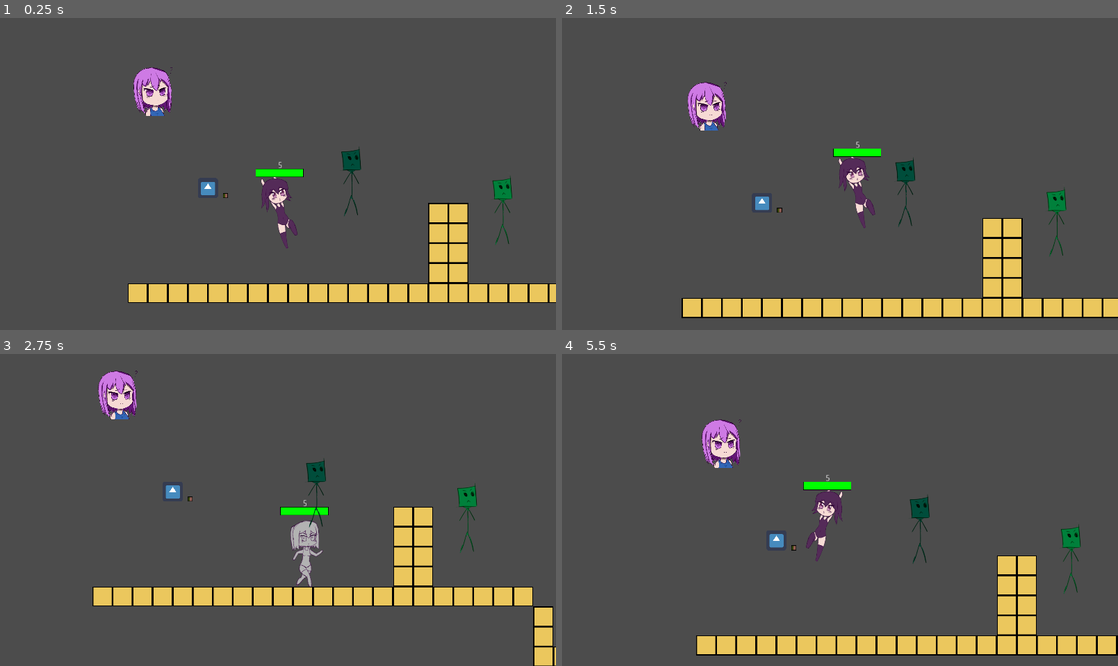
Above: before the commit, frames 1-4 (two rows, left to right).
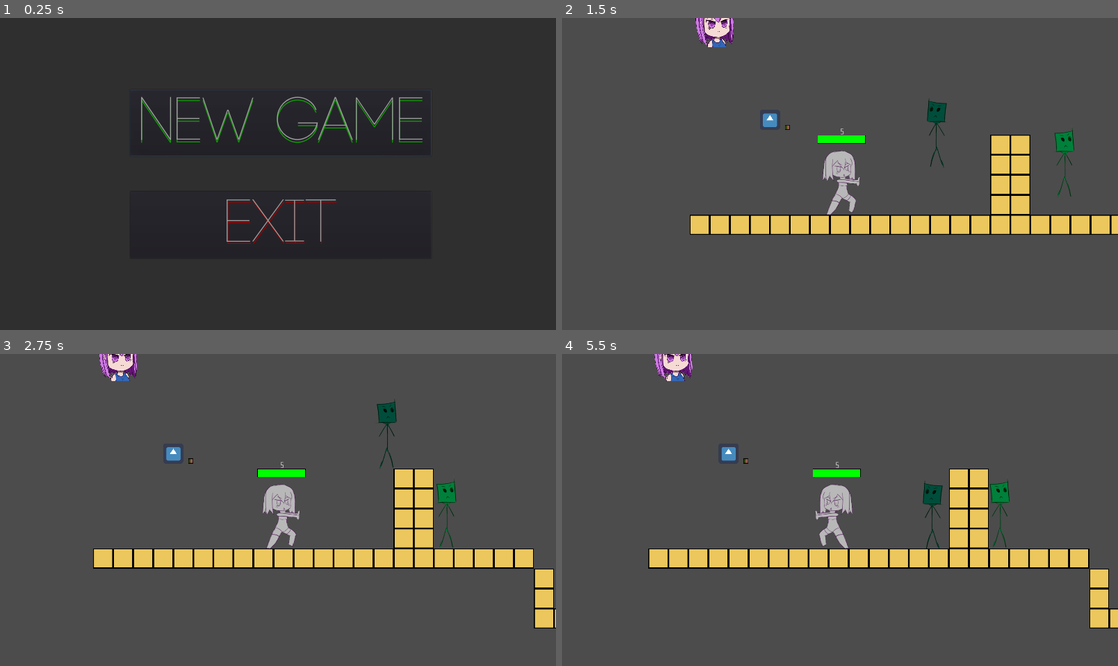
Above: after the commit, the same moments.

Repository: BeatMil/Mugi-again
Game: Godot game, scene res://scene/Menu.tscn
Two runs of this game, one before a commit and one after it. Both use one fixed random seed, a clock stepped at 60 frames per second and the inputs below. Before the commit the project starts from res://scene/stage01.tscn. The engine's default icon, where the game draws it, is replaced by a stand-in: a white triangle on a blue panel in a dark square.
Inputs (mouse positions are in pixels of both pictures, inside the frame that each line leads up to):
- Up to frame 1 (0.25 s): no input
- Up to frame 2 (1.5 s): click (845, 124) at 0.5 s, where only the run after the commit has a clickable "NEW GAME"; tap Enter (ui_accept) at 1.25 s; hold Right (ui_right) from 1.28 s (still down); hold R from 1.28 s (still down)
- Up to frame 3 (2.75 s): keep holding Right (ui_right); tap Enter (ui_accept) at 1.52, 2.27 s; tap Backspace at 1.55, 2.1 s; release R at 2.03 s; tap R at 2.3 s
- Up to frame 4 (5.5 s): release Right (ui_right) at 2.78 s; hold Left (ui_left) 2.78-3.53 s; hold R 2.78-3.53 s; tap Backspace at 3.05, 3.6, 4.55, 5.1 s; hold Right (ui_right) 3.53-5.03 s; tap Enter (ui_accept) at 3.77, 4.52, 5.27 s; tap R at 3.8, 5.3 s; hold R 4.28-5.03 s; hold Left (ui_left) from 5.03 s (still down)

The runs differ from the first frame. In frame 1, 100% of the frame differs, in the area x 0-100%, y 0-100%; in frame 2, 17%; in frame 3, 16%; in frame 4, 18%.
Error after the commit: Parse Error: Mixed tabs and spaces in indentation. (res://script/cheat.gd:10)

Commit message:
added mainmenu and corrected enemy push back

Diff:
--- a/prefab/PaperMask02.tscn
+++ b/prefab/PaperMask02.tscn
@@ -22,10 +22,14 @@
 wait_time = 0.5
 autostart = true
 
+[node name="Recover01" type="Timer" parent="."]
+wait_time = 0.6
+
 [node name="Area2D" type="Area2D" parent="."]
 
 [node name="CollisionShape2D2" type="CollisionShape2D" parent="Area2D"]
 position = Vector2( -16, 16 )
 shape = SubResource( 1 )
 [connection signal="timeout" from="Timer" to="." method="_on_Timer_timeout"]
+[connection signal="timeout" from="Recover01" to="." method="_on_Recover01_timeout"]
 [connection signal="area_entered" from="Area2D" to="." method="_on_Area2D_area_entered"]
--- a/project.godot
+++ b/project.godot
@@ -16,7 +16,7 @@
 [application]
 
 config/name="Mugi-again"
-run/main_scene="res://scene/stage01.tscn"
+run/main_scene="res://scene/Menu.tscn"
 config/icon="res://media/Player/MugiQT.png"
 
 [display]
--- a/scene/Menu.tscn
+++ b/scene/Menu.tscn
@@ -1,51 +1,96 @@
-[gd_scene load_steps=4 format=2]
+[gd_scene load_steps=6 format=2]
 
 [ext_resource path="res://script/Menu.gd" type="Script" id=1]
 [ext_resource path="res://media/Font/CODE Light.otf" type="DynamicFontData" id=2]
+[ext_resource path="res://script/menu/AnimationPlayer.gd" type="Script" id=3]
 
 [sub_resource type="DynamicFont" id=1]
-size = 50
+size = 150
 font_data = ExtResource( 2 )
+
+[sub_resource type="Animation" id=2]
+resource_name = "fade_id"
+length = 0.5
+step = 0.5
+tracks/0/type = "value"
+tracks/0/path = NodePath(".:color")
+tracks/0/interp = 1
+tracks/0/loop_wrap = true
+tracks/0/imported = false
+tracks/0/enabled = true
+tracks/0/keys = {
+"times": PoolRealArray( 0, 0.4 ),
+"transitions": PoolRealArray( 1, 1 ),
+"update": 0,
+"values": [ Color( 0, 0, 0, 1 ), Color( 0, 0, 0, 0 ) ]
+}
 
 [node name="Menu" type="Control"]
 anchor_right = 1.0
 anchor_bottom = 1.0
 script = ExtResource( 1 )
+__meta__ = {
+"_edit_lock_": true
+}
 
-[node name="Button" type="Button" parent="."]
-margin_left = 496.0
+[node name="VBoxContainer" type="VBoxContainer" parent="."]
+margin_left = 320.0
 margin_top = 176.0
-margin_right = 816.0
-margin_bottom = 272.0
-action_mode = 0
+margin_right = 1060.0
+margin_bottom = 592.0
+size_flags_horizontal = 3
+size_flags_vertical = 3
+size_flags_stretch_ratio = 0.0
+custom_constants/separation = 87
+alignment = 1
 __meta__ = {
 "_edit_group_": true
 }
 
-[node name="Label" type="Label" parent="Button"]
-margin_right = 320.0
-margin_bottom = 96.0
+[node name="Button" type="Button" parent="VBoxContainer"]
+margin_right = 740.0
+margin_bottom = 164.0
+size_flags_horizontal = 5
+size_flags_vertical = 3
+
+[node name="Label" type="Label" parent="VBoxContainer/Button"]
+margin_right = 740.0
+margin_bottom = 164.0
 custom_fonts/font = SubResource( 1 )
-text = "START"
+custom_colors/font_color = Color( 1, 1, 1, 1 )
+custom_colors/font_color_shadow = Color( 0.0784314, 1, 0, 1 )
+custom_constants/shadow_offset_y = 6
+text = "NEW GAME"
 align = 1
 valign = 1
 
-[node name="Button2" type="Button" parent="."]
-margin_left = 496.0
-margin_top = 368.0
-margin_right = 816.0
-margin_bottom = 464.0
-action_mode = 0
-__meta__ = {
-"_edit_group_": true
-}
+[node name="Button2" type="Button" parent="VBoxContainer"]
+margin_top = 251.0
+margin_right = 740.0
+margin_bottom = 416.0
+size_flags_horizontal = 5
+size_flags_vertical = 3
 
-[node name="Label" type="Label" parent="Button2"]
-margin_right = 320.0
-margin_bottom = 96.0
+[node name="Label2" type="Label" parent="VBoxContainer/Button2"]
+margin_top = -2.0
+margin_right = 736.0
+margin_bottom = 165.0
 custom_fonts/font = SubResource( 1 )
+custom_colors/font_color = Color( 1, 1, 1, 1 )
+custom_colors/font_color_shadow = Color( 1, 0, 0, 1 )
+custom_constants/shadow_offset_y = 6
 text = "EXIT"
 align = 1
 valign = 1
-[connection signal="pressed" from="Button" to="." method="_on_Button_pressed"]
-[connection signal="pressed" from="Button2" to="." method="_on_Button2_pressed"]
+
+[node name="ColorRect" type="ColorRect" parent="."]
+margin_right = 1366.0
+margin_bottom = 768.0
+color = Color( 0, 0, 0, 0 )
+
+[node name="AnimationPlayer" type="AnimationPlayer" parent="ColorRect"]
+anims/fade_id = SubResource( 2 )
+script = ExtResource( 3 )
+[connection signal="pressed" from="VBoxContainer/Button" to="." method="_on_Button_pressed"]
+[connection signal="pressed" from="VBoxContainer/Button2" to="." method="_on_Button2_pressed"]
+[connection signal="animation_finished" from="ColorRect/AnimationPlayer" to="ColorRect/AnimationPlayer" method="_on_AnimationPlayer_animation_finished"]
--- a/script/Menu.gd
+++ b/script/Menu.gd
@@ -1,23 +1,9 @@
 extends Control
-
-# Declare member variables here. Examples:
-# var a = 2
-# var b = "text"
-
-# Called when the node enters the scene tree for the first time.
 func _ready():
-	pass # Replace with function body.
-
-# Called every frame. 'delta' is the elapsed time since the previous frame.
-#func _process(delta):
-#	pass
-
+	get_node("VBoxContainer/Button").grab_focus()
 
 func _on_Button_pressed():
 	get_tree().change_scene("res://scene/stage01.tscn")
-	pass # Replace with function body.
-
 
 func _on_Button2_pressed():
 	get_tree().quit()
-	pass # Replace with function body.
--- a/script/PaperMask02.gd
+++ b/script/PaperMask02.gd
@@ -9,6 +9,7 @@
 }
 var enum_array = [IDLE,JUMP,MOVE,MOVE_LEFT]
 onready var sprite = $"Sprite"
+onready var player = get_node("../Player")
 
 # configuration
 const SPEED = 100
@@ -34,10 +35,8 @@
 		match state:
 			IDLE:
 				motion2 = Vector2(0,0)
-
 			JUMP:
 				jump()
-
 			MOVE:
 				move(delta)
 			MOVE_LEFT:
@@ -74,7 +73,9 @@
 
 func recovery_hit():
 	state = RECOVERY_HIT
-	motion2 = Vector2(400 * direction,-400)
+	$"./Timer".stop()
+	$"./Recover01".start()
+	motion2 = Vector2(400 * player.direction,-400)
 	motion2 = move_and_slide(motion2, ground)
 
 
@@ -89,3 +90,7 @@
 		area.queue_free()
 		queue_free()
 	print("%s: %s" %[$".".name, hp])
+
+func _on_Recover01_timeout():
+	$"./Timer".start()
+	pass # Replace with function body.
--- a/script/Player.gd
+++ b/script/Player.gd
@@ -1,12 +1,6 @@
 #Player.gd
 extends KinematicBody2D
 
-# enum that I don't use how to use
-# const State = {
-#     STATE_IDLE = 0,
-#     STATE_PATROL = 1,
-#     STATE_ATTACK = 2
-# }
 var state = IDLE
 enum {
 	IDLE,
--- a/script/cheat.gd
+++ b/script/cheat.gd
@@ -1,13 +1,12 @@
 extends Node2D
-#added comment here for testing purpose
-func _ready():
-    pass
 
 func _input(event):
-    if Input.is_key_pressed(KEY_R):
+	if Input.is_key_pressed(KEY_R):
         # var res_path = get_tree().edited_scene_root.get_resource_filesystem()
         # var res_path = get_tree().get_scene()
         # print(res_path)
         # print(get_tree().change_scene('res://scene/stage01.tscn'))
         # get_tree().change_scene(this_scene)
         get_tree().reload_current_scene()
+	elif Input.is_key_pressed(KEY_BACKSPACE):
+		get_tree().change_scene("res://scene/Menu.tscn")
--- /dev/null
+++ b/script/menu/AnimationPlayer.gd
@@ -0,0 +1,19 @@
+extends AnimationPlayer
+
+# Declare member variables here. Examples:
+# var a = 2
+# var b = "text"
+
+# Called when the node enters the scene tree for the first time.
+func _ready():
+	$".".play("fade_id")
+	pass # Replace with function body.
+
+# Called every frame. 'delta' is the elapsed time since the previous frame.
+#func _process(delta):
+#	pass
+
+
+func _on_AnimationPlayer_animation_finished(anim_name):
+	print("INTRO DONE!")
+	get_parent().queue_free()
